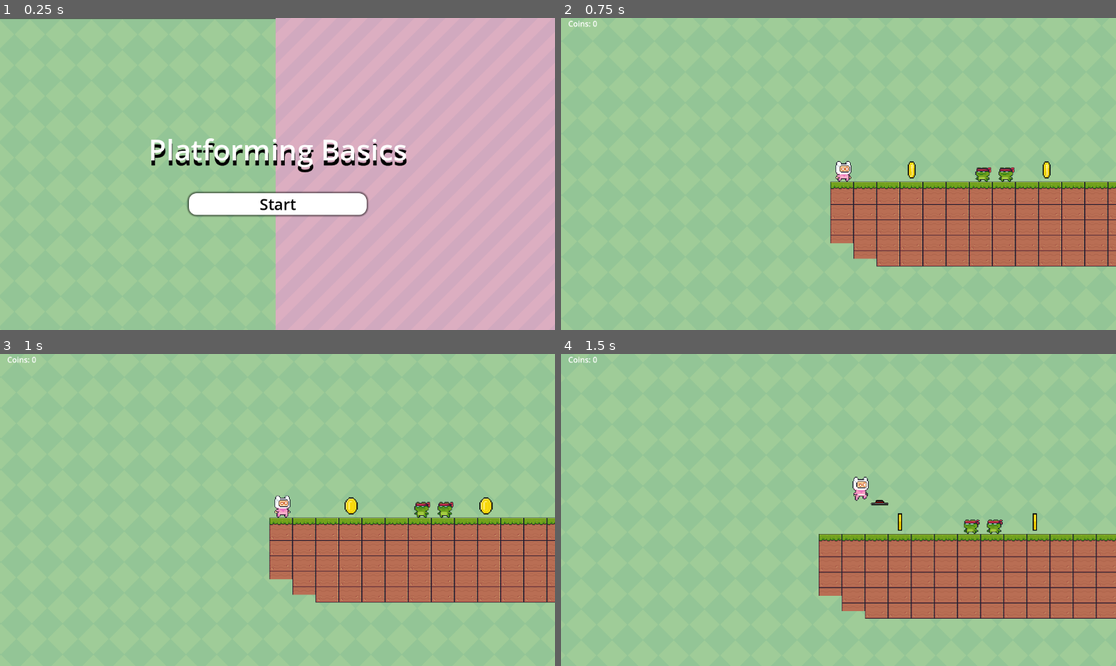
Above: before the commit, frames 1-4 (two rows, left to right).
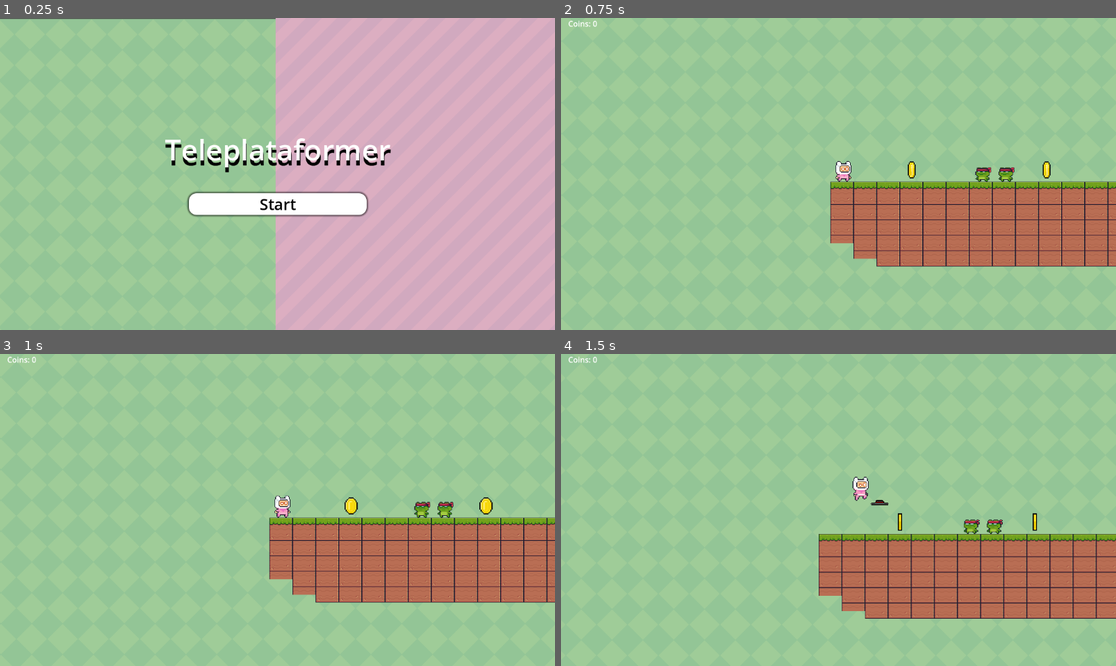
Above: after the commit, the same moments.

Repository: PhantomTrainer2/GameDevPuc
Game: Godot game, scene res://Scenes/menu.tscn
Same seed, same stepped clock (60 frames per second), same inputs: the game is played once before the commit and once after it.
Inputs:
- Up to frame 1 (0.25 s): no input
- Up to frame 2 (0.75 s): click "Start" at 0.5 s
- Up to frame 3 (1 s): no input
- Up to frame 4 (1.5 s): tap Enter (ui_accept) at 1.25 s; hold Right (ui_right) from 1.28 s (still down); tap Z (shoot) at 1.35 s

The runs differ from the first frame. In frame 1, 2.5% of the frame differs, in the area x 27-74%, y 38-50%; in frame 2, nothing differs; in frame 3, nothing differs; in frame 4, nothing differs.

Commit message:
att menu

Diff:
--- a/teleplataformer/Scenes/menu.tscn
+++ b/teleplataformer/Scenes/menu.tscn
@@ -74,7 +74,7 @@
 theme_override_colors/font_shadow_color = Color(0, 0, 0, 1)
 theme_override_constants/shadow_offset_y = 10
 theme_override_font_sizes/font_size = 60
-text = "Platforming Basics"
+text = "Teleplataformer"
 horizontal_alignment = 1
 vertical_alignment = 1
 
